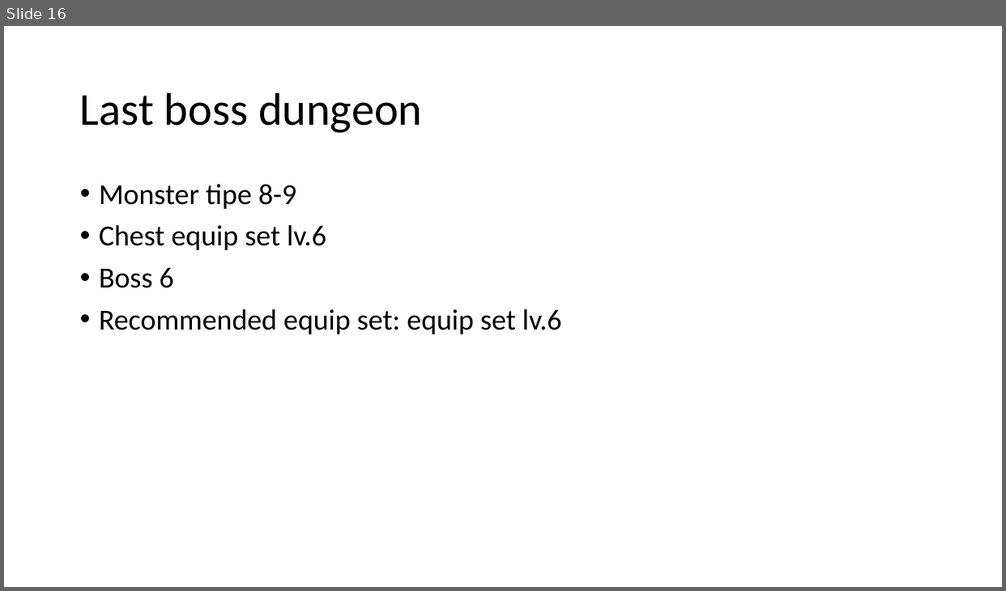
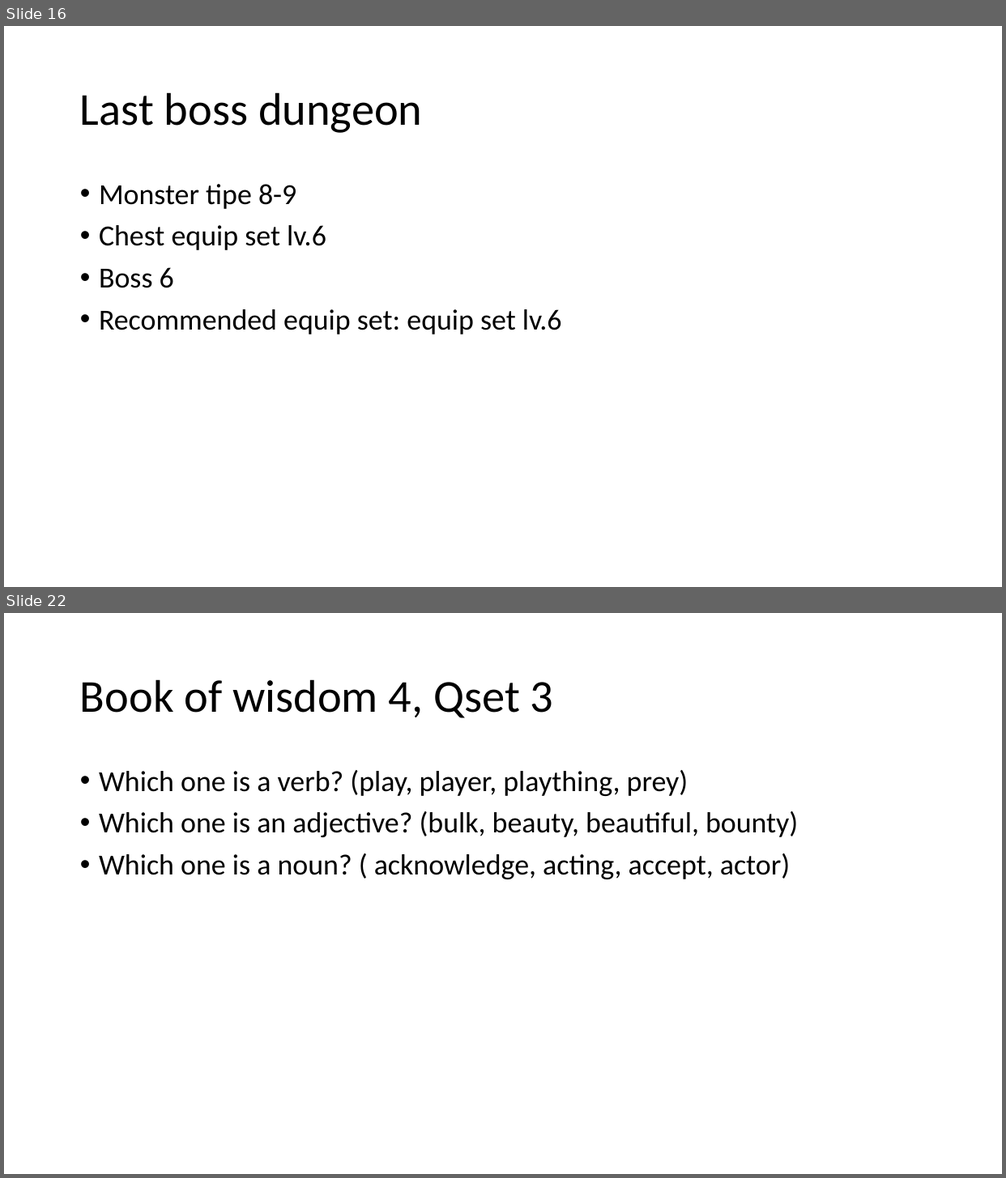
Before and after one commit to nawamkihafahd/PowerOfWisdom, a slide deck: Konsep.pptx. Shown one above the other, each under a label of ours: slide 16 before the commit, slides 16 and 22 after it; the slides between them are not shown. The pictures are 1006x591 and 1006x1178 pixels, drawn with LibreOffice and Linux fonts; fonts in the diff are those of the drawing. Boxes give left, top, right and bottom in pixels: in the first picture for what was removed or moved away, otherwise in the second. Text is boxed around its words. In the diff, an @@ line names an element or a change of style, - is before the commit and + after.

```diff
--- a/Konsep.pptx
+++ b/Konsep.pptx
@@ slide 22 added at bbox=[4, 613, 1002, 1174], background #FFFFFF @@
@@ title added at bbox=[80, 679, 554, 718], 44 pt, text #000000 @@
+Book of wisdom 4, Qset 3
@@ text added at bbox=[99, 770, 798, 879], 28 pt, text #000000 @@
+• Which one is a verb? (play, player, plaything, prey)
+• Which one is an adjective? (bulk, beauty, beautiful, bounty)
+• Which one is a noun? ( acknowledge, acting, accept, actor)
```
Also in this commit, not shown: 1 slide changed, 25 other slides added, 1 other file.
